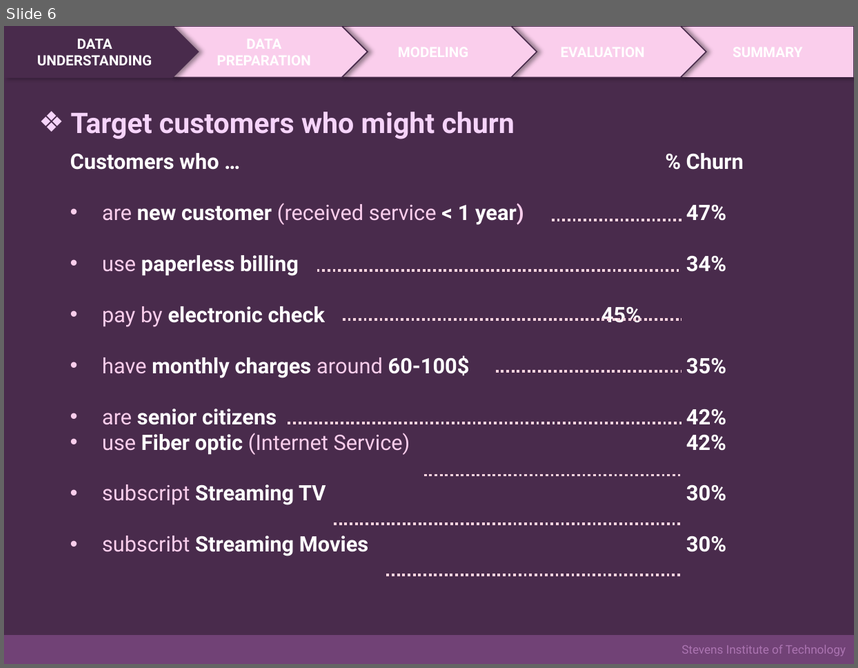
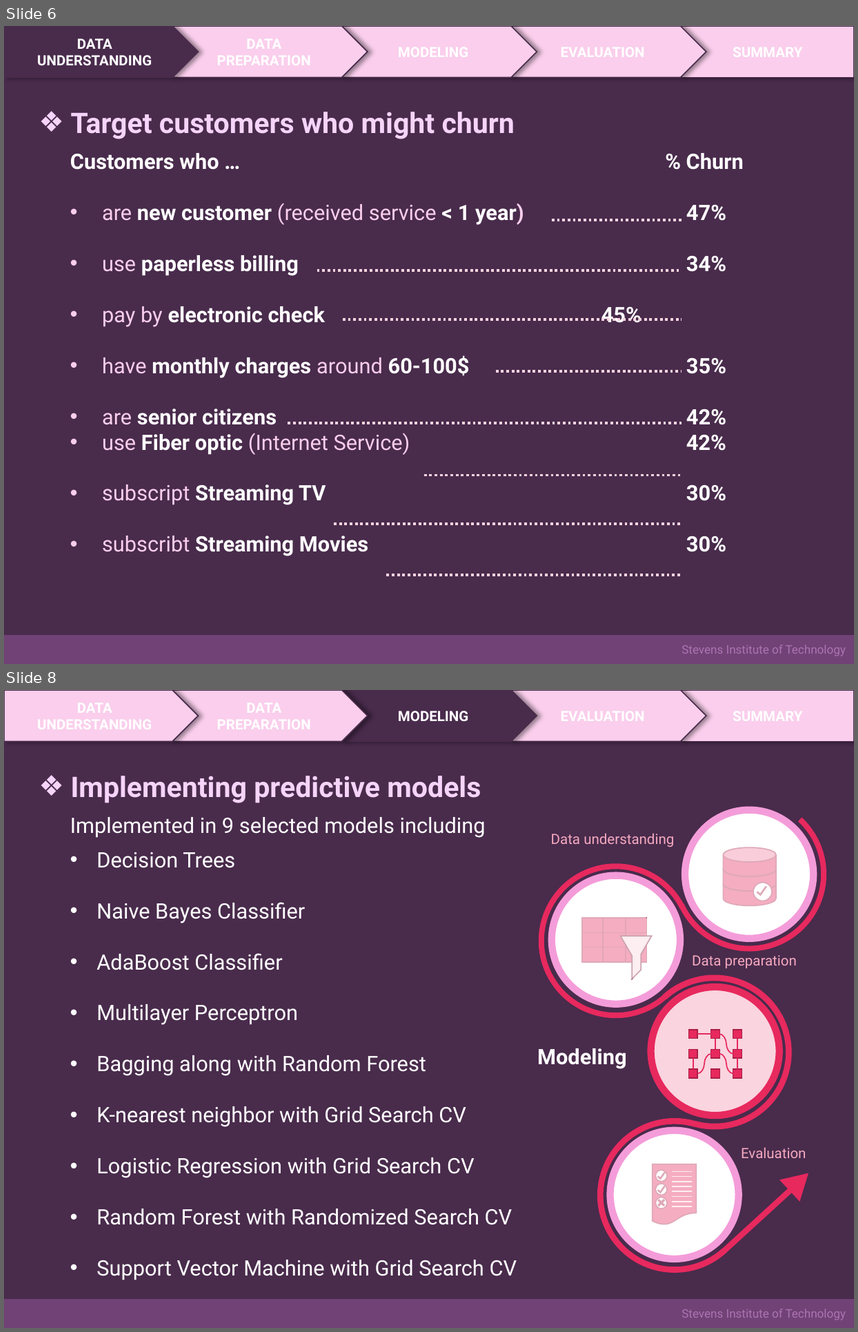
Before and after one commit to ohmthanap/Telecom-Customer-Churn-Predictions, a slide deck: PPT_Churn-Predictions-Telecom-Customer.pptx. Shown one above the other, each under a label of ours: slide 6 before the commit, slides 6 and 8 after it; the slides between them are not shown. The pictures are 858x668 and 858x1332 pixels, drawn with LibreOffice and Linux fonts; fonts in the diff are those of the drawing. Boxes give left, top, right and bottom in pixels: in the first picture for what was removed or moved away, otherwise in the second. Text is boxed around its words. In the diff, an @@ line names an element or a change of style, - is before the commit and + after.

```diff
--- a/PPT_Churn-Predictions-Telecom-Customer.pptx
+++ b/PPT_Churn-Predictions-Telecom-Customer.pptx
@@ slide 8 added at (4, 690, 854, 1328), background #2E1B30; not listed: 1 template element that a slide beside it also shows @@
@@ pentagon arrow added at (4, 690, 198, 742), fill #FACEEC, outline #492B4C 1 pt @@
@@ pentagon arrow added at (173, 690, 367, 742), fill #FACEEC, outline #492B4C 1 pt @@
@@ pentagon arrow added at (342, 690, 536, 742), fill #492B4C, outline #492B4C 1 pt, 12 pt, text #FFFFFF, bold @@
+MODELING
@@ pentagon arrow added at (513, 690, 706, 742), fill #FACEEC, outline #492B4C 1 pt @@
@@ rectangle added at (682, 690, 854, 742), fill #FACEEC, outline #492B4C 1 pt @@
@@ arch (boxed as its full ring) added at (640, 765, 854, 984), fill #E7295E @@
@@ text added at (71, 776, 481, 803), 24 pt, text #F6D4FA, bold @@
+❖ Implementing predictive models
@@ ellipse added at (685, 810, 813, 938), fill #FFFFFF, outline #F49CD9 6 pt @@
@@ text added at (70, 817, 486, 838), 18 pt, text #FFFFFF @@
+Implemented in 9 selected models including
@@ arch (boxed as its full ring) added at (507, 831, 725, 1050), fill #E7295E @@
@@ text added at (551, 833, 674, 847), 12 pt, text #F5A9BF @@
+Data understanding
@@ text added at (96, 852, 517, 1280), 18 pt, text #FFFFFF @@
+• Decision Trees
+• Naive Bayes Classifier
+• AdaBoost Classifier
+• Multilayer Perceptron
+• Bagging along with Random Forest
+• K-nearest neighbor with Grid Search CV
+• Logistic Regression with Grid Search CV
+• Random Forest with Randomized Search CV
+• Support Vector Machine with Grid Search CV
@@ ellipse added at (707, 836, 792, 920), fill #FFFFFF at 62% opacity @@
@@ ellipse added at (551, 876, 680, 1004), fill #FFFFFF, outline #F49CD9 6 pt @@
@@ group added at (723, 847, 776, 906): 3 cylinders, 1 ellipse, 1 freeform shape @@
@@ ellipse added at (572, 901, 654, 983), fill #FFFFFF at 62% opacity @@
@@ group added at (582, 917, 663, 979): 3 rectangles, 2 lines, 1 freeform shape @@
@@ arch (boxed as its full ring) added at (606, 943, 824, 1161), fill #E7295E @@
@@ text added at (692, 955, 797, 968), 12 pt, text #F5A9BF @@
+Data preparation
@@ ellipse added at (651, 987, 780, 1115), fill #FAD4DF, outline #E7295E 6 pt @@
@@ text added at (537, 1048, 626, 1069), 18 pt, text #FFFFFF, bold @@
+Modeling
@@ group added at (689, 1029, 742, 1078): 9 rectangles, 5 lines, 3 curved lines @@
@@ arch (boxed as its full ring) added at (566, 1086, 784, 1304), fill #E7295E @@
@@ ellipse added at (610, 1130, 738, 1259), fill #FFFFFF, outline #F49CD9 6 pt @@
@@ ellipse added at (631, 1152, 713, 1234), fill #FFFFFF at 62% opacity @@
@@ text added at (741, 1147, 806, 1158), 12 pt, text #F5A9BF @@
+Evaluation
@@ triangle added at (780, 1162, 819, 1201), fill #E7295E @@
@@ group added at (653, 1164, 697, 1225): 8 lines, 3 ellipses, 2 freeform shapes, 1 flow chart document, 1 cross @@
@@ rectangle added at (722, 1187, 793, 1254), fill #E7295E @@
@@ rectangle added at (4, 1299, 854, 1328), fill #714276, 10 pt, text #AB74B1 @@
+Stevens Institute of Technology
```
Also in this commit, not shown: 3 slides changed, 1 slide removed, 1 other file.
